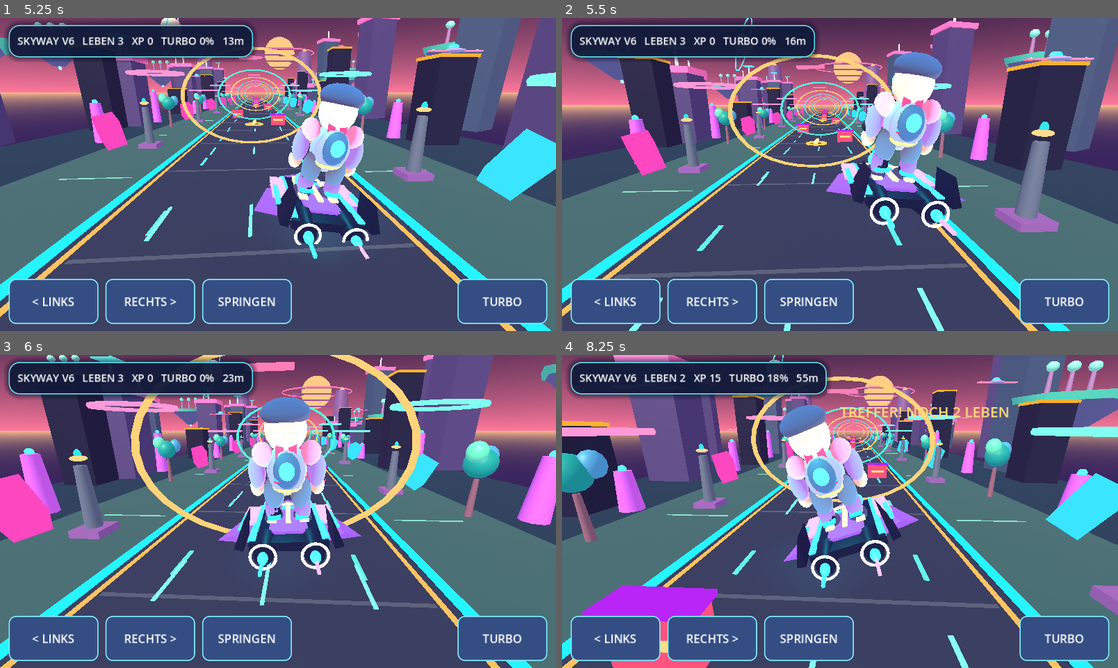
Above: before the commit, frames 1-4 (two rows, left to right).
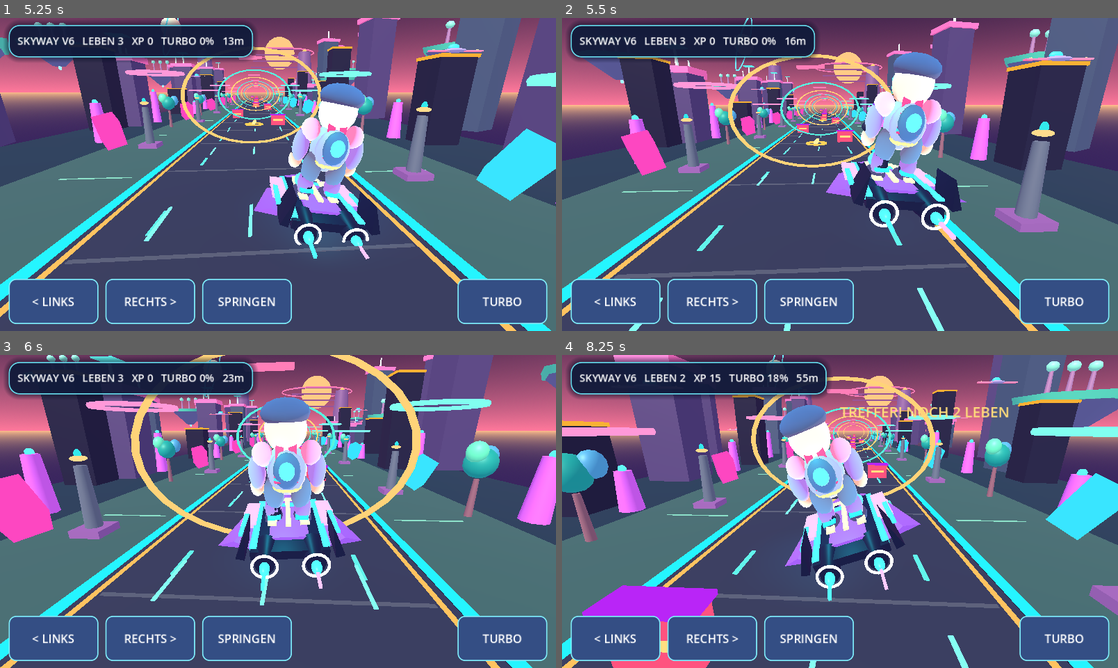
Above: after the commit, the same moments.

Repository: mtothek0703/learnquest-unity-web
Game: Godot game, scene res://main.tscn
The game is run twice, just before and just after one commit, with the same random seed, the same clock (stepped at 60 frames per second) and the same inputs.
Inputs:
- Up to frame 1 (5.25 s): click "RECHTS >" at 0.5 s; click "SPRINGEN" at 1.25 s; click "TURBO" at 2 s; click "−" at 2.75 s; click "+" at 3.5 s; click "RENNEN STARTEN" at 4.25 s; hold Right from 5.03 s (still down)
- Up to frame 2 (5.5 s): keep holding Right; tap Space at 5.27 s
- Up to frame 3 (6 s): release Right at 5.78 s; hold S from 5.78 s (still down)
- Up to frame 4 (8.25 s): tap Space at 6.02, 7.52 s; release S at 6.53 s; hold Right 6.53-8.03 s; hold Left from 8.03 s (still down)

Frame 1 is identical in both runs. In frame 2, 0.8% of the frame differs, in the area x 47-73%, y 45-71%; in frame 3, 2.1%; in frame 4, 2.1%, in the area x 39-65%, y 43-79%.

Commit message:
fix(godot): animate legacy hoverboard rig from real parent jump height

Diff:
--- a/godot/hover_hero.gd
+++ b/godot/hover_hero.gd
@@ -280,7 +280,10 @@
     turbo_pose = lerpf(turbo_pose, 1.0 if boosting else 0.0, minf(1.0, delta * 3.8))
     # Height is controlled by the existing gameplay script; animate the pose
     # from the real jump arc without changing jump timing or collision rules.
-    var jump_height := maxf(0.0, position.y)
+    # world.gd moves the RiderCharacter parent during a jump, not this child.
+    # Read the actual race height so the legacy rig can crouch, land and pulse.
+    var rider_root := get_parent() as Node3D
+    var jump_height := maxf(0.0, rider_root.position.y if rider_root != null else position.y)
     jump_pose = lerpf(jump_pose, clampf(jump_height / 1.8, 0.0, 1.0), minf(1.0, delta * 11.0))
     if last_jump_height > 0.14 and jump_height < 0.05:
         landing_pulse = 1.0
